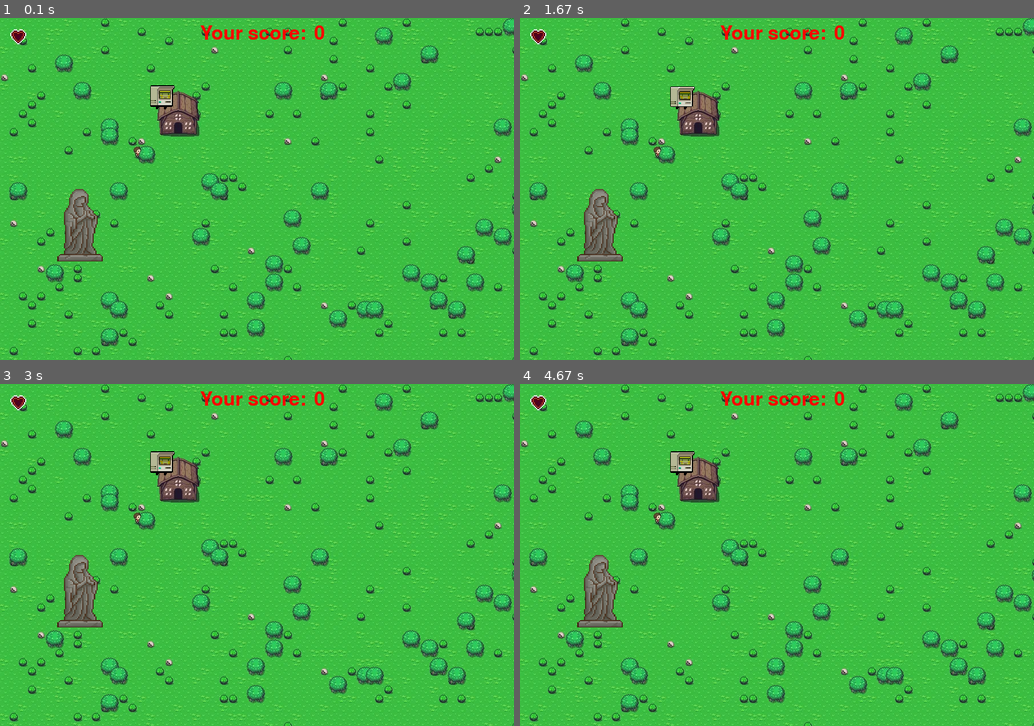
Above: before the commit, frames 1-4 (two rows, left to right).
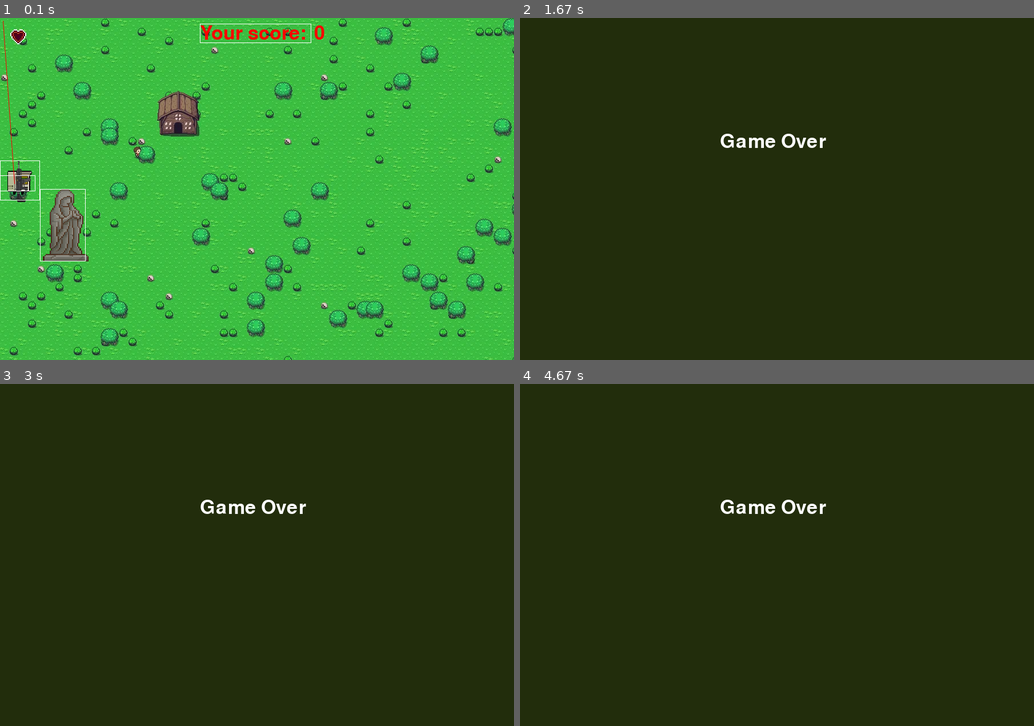
Above: after the commit, the same moments.

Repository: SkovanskiyS/40-projects-40-days
Game: pygame game, started from learning python/8 project/adventure/app.py
The game is run twice, just before and just after one commit, with the same random seed, the same clock (stepped at 60 frames per second) and the same inputs.
Inputs (mouse positions are in pixels of both pictures, inside the frame that each line leads up to):
- Up to frame 1 (0.1 s): no input
- Up to frame 2 (1.67 s): press the mouse at (941, 178) at 0.37 s; move the mouse to (859, 195) at 0.47 s; release the mouse at (782, 209) at 0.6 s
- Up to frame 3 (3 s): no input
- Up to frame 4 (4.67 s): no input

The runs differ from the first frame. In frame 1, 2.3% of the frame differs, in the area x 0-61%, y 0-72%; in frame 2, 100%; in frame 3, 100%, in the area x 0-100%, y 0-100%; in frame 4, 100%.

Commit message:
git init

Diff:
--- a/learning python/8 project/adventure/app.py
+++ b/learning python/8 project/adventure/app.py
@@ -1,3 +1,4 @@
+import math
 import pygame
 
 pygame.init()
@@ -18,73 +19,113 @@
 # text
 font_text = pygame.font.Font(None, 50)
 text_surface = font_text.render('Your score: ', True, 'Red')
+game_over_text = font_text.render('Game Over',True,'White')
+game_over_text_rect = game_over_text.get_rect(topleft=(350,200))
 text_rect = text_surface.get_rect(topleft=(350, 10))
 
 # player
 player_sprite = [pygame.image.load(fr'objects/player/stay{sprite}.png').convert_alpha() for sprite in range(1, 8)]
 j = 0
-player_rect = pygame.transform.scale(player_sprite[0], (70, 70)).get_rect(topleft=(250, 100))
+player_rect = pygame.transform.scale(player_sprite[0], (70, 70)).get_rect(topleft=(0, 250))
 player_gravity = 10
 jumped = False
+
+# weapon
+weapon_surface = pygame.transform.scale(pygame.image.load(r'GUNS_V1.00/V1.00/Sprite-sheets/Assault_rifle_V1.00/WEAPON'
+                                                          r'/weapon.png'), (73, 28))
+weapon_rect = weapon_surface.get_rect(center=(player_rect.x, player_rect.y))
+finished = False
+
 while running:
     for event in pygame.event.get():
         if event.type == pygame.QUIT:
             running = False
+        elif event.type == pygame.MOUSEMOTION:
+            pass
+    if j >= 49: j = 0
 
-    if j >= 7: j = 0
-    p_surface = pygame.transform.scale(player_sprite[j], (70, 70))
-    pressed = pygame.key.get_pressed()
+    if player_rect.colliderect(statue_rect):
+        finished = True
 
-    # controller
-    if pressed[pygame.K_d] and player_rect.right <= 850:
-        player_rect.left += 5
-    elif pressed[pygame.K_a] and player_rect.left >= -22:
-        player_rect.right -= 5
-    elif pressed[pygame.K_s] and player_rect.bottom <= 550:
-        player_rect.top += 5
-    elif pressed[pygame.K_w] and player_rect.top >= -25:
-        player_rect.bottom -= 5
+    if not finished:
+        p_surface = pygame.transform.scale(player_sprite[j // 7], (70, 70))
+        pressed = pygame.key.get_pressed()
+        # controller
+        if pressed[pygame.K_d] and player_rect.right <= 850:
+            player_rect.left += 5
+        elif pressed[pygame.K_a] and player_rect.left >= -22:
+            player_rect.right -= 5
+            p_surface = pygame.transform.flip(p_surface, True, False)
+        elif pressed[pygame.K_s] and player_rect.bottom <= 550:
+            player_rect.top += 5
+        elif pressed[pygame.K_w] and player_rect.top >= -25:
+            player_rect.bottom -= 5
 
-    # background
-    screen.blit(pygame.image.load(r'objects/bg/bg.png').convert(), (0, 0))
-    # show up
+        # background
+        screen.blit(pygame.image.load(r'objects/bg/bg.png').convert(), (0, 0))
+        # show up
+        screen.blit(p_surface, player_rect)
+        screen.blit(text_surface, text_rect)
+        screen.blit(font_text.render(str(SCORE), True, 'Red'), (550, 10))
+        screen.blit(transformed_surface, statue_rect)
 
-    screen.blit(text_surface, text_rect)
-    screen.blit(font_text.render(str(SCORE), True, 'Red'), (550, 10))
-    screen.blit(transformed_surface, statue_rect)
+        weapon_rect = weapon_surface.get_rect(center=(player_rect.x + 25, player_rect.y + 40))
+        if not jumped:
+            if pressed[pygame.K_SPACE]:
+                jumped = True
+        else:
+            if player_gravity >= -10:
+                if player_gravity > 0:
+                    player_rect.y -= (player_gravity ** 2) / 4
+                else:
+                    player_rect.y += (player_gravity ** 2) / 4
+                player_gravity -= 1
+            else:
+                jumped = False
+                player_gravity = 10
 
-    if not jumped:
-        if pressed[pygame.K_SPACE]:
-            jumped = True
+        # find the angle
+        x1 = player_rect.x
+        y1 = player_rect.y
+        x2 = pygame.mouse.get_pos()[0]
+        y2 = pygame.mouse.get_pos()[1]
+
+        tgAng = math.atan2(-(y2 - y1), x2 - x1)
+        degas = math.degrees(tgAng)
+        screen.blit(pygame.transform.rotate(weapon_surface, degas), (player_rect.x + 25, player_rect.y))
+
+        if statue_rect.x > 900:
+            statue_rect.x = -10
+        elif statue_rect.x < 0:
+            statue_rect.x = 900
+
+        statue_rect.x -= 5
+
+        # --- DRAWING ------
+
+        # weapon rect
+        pygame.draw.rect(screen, 'white', weapon_rect, 1)
+
+        # player rect
+        pygame.draw.rect(screen, 'white', player_rect, 1)
+
+        # statue draw
+        pygame.draw.rect(screen, 'white', statue_rect, 1)
+
+        # player line draw
+        pygame.draw.aaline(screen, 'Red', weapon_rect.center, pygame.mouse.get_pos(), 10)
+
+        # text draw
+        pygame.draw.rect(screen, 'white', text_rect, 1)
+
+        pygame.display.update()
+        j += 1
     else:
-        if player_gravity >= -10:
-            if player_gravity > 0:
-                player_rect.y -= (player_gravity ** 2) / 4
-            else:
-                player_rect.y += (player_gravity ** 2) / 4
-            player_gravity -= 1
-        else:
-            jumped = False
-            player_gravity = 10
+        screen.fill((34, 45, 12))
+        screen.blit(game_over_text,game_over_text_rect)
+        pygame.display.update()
+        finished = True
 
-    screen.blit(p_surface, player_rect)
-
-    # # ---- DRAWING ------
-    # # player rect
-    # pygame.draw.rect(screen, 'white', player_rect, 1)
-    #
-    # # statue draw
-    # pygame.draw.rect(screen, 'white', statue_rect, 1)
-    #
-    # # player line draw
-    # pygame.draw.aaline(screen, 'Red', player_rect.center, pygame.mouse.get_pos(), 10)
-    #
-    # # text draw
-    # pygame.draw.rect(screen, 'white', text_rect, 1)
-
-    pygame.display.update()
     clock.tick(FPS)
     pygame.display.set_caption("Fps: " + str(round(clock.get_fps())))
-    j += 1
-
 pygame.quit()
--- /dev/null
+++ b/learning python/parsing/main.py
@@ -0,0 +1,33 @@
+from bs4 import BeautifulSoup
+
+html = ''
+with open('index.html', 'r') as file:
+    html = file.read()
+soup = BeautifulSoup(html, 'html.parser')
+
+# title
+print(soup.title)
+
+# title name
+print(soup.title.name)
+
+# title string
+print(soup.title.string)
+
+# parent name
+print(soup.title.parent.name)
+
+# finds all elements
+print(soup.find_all('a'))
+
+# finds only first element
+print(soup.find('a'))
+
+for link in soup.find_all('a'):
+    print(link.get('href'))
+
+# get whole text from webpage
+print(soup.get_text().strip())
+
+
+print(soup)
Binary file removed: learning python/8 project/adventure/GUNS_V1.00/V1.00/Sprite-sheets/Assault_rifle_V1.00/WEAPON/[SINGLE_SHOT] Assault_rifle_V1.00.png
Binary file added: learning python/8 project/adventure/GUNS_V1.00/V1.00/Sprite-sheets/Assault_rifle_V1.00/WEAPON/weapon.png
Not shown, added: learning python/parsing/index.html
